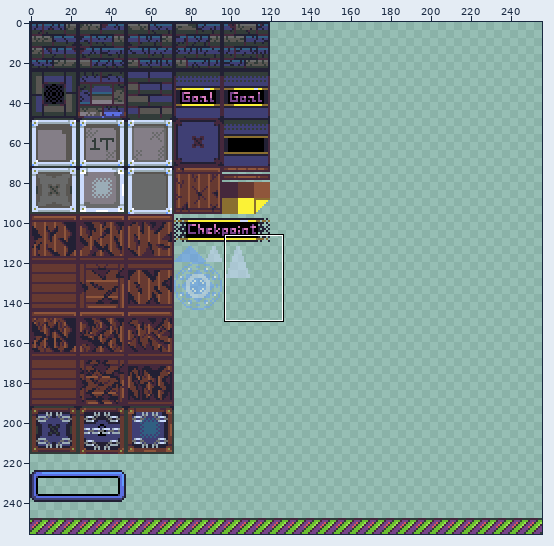
Edited in one commit: sprite sheet (Assets/textures/atlas.png). The picture above shows the old version from afar; the outline marks the close-up.
Close-up. Before the edit:
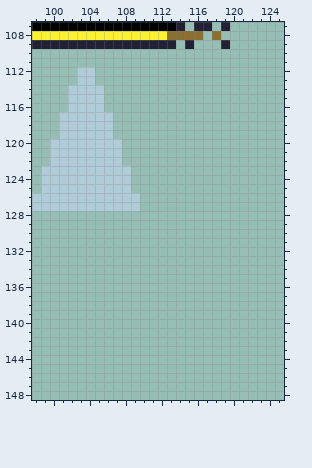
The file is 256x256 pixels. Shown: x 98..125, y 107..148.
The same view after the edit:
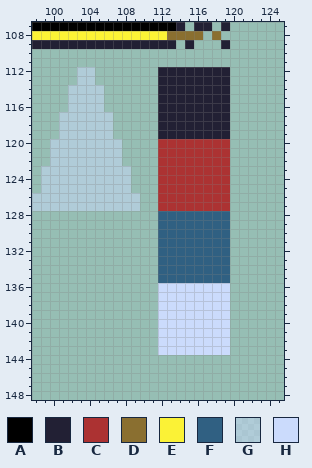
Palette (. is transparent): A #000000  B #222034  C #ac3232  D #8a6f30  E #fbf236  F #306082  G #cbdbfc7f  H #cbdbfc
From the commit log: models/player: Texture the model
The exact change:
Colour B is added in rows 112 to 119 at x 112 to 119.
Colour C is added in rows 120 to 127 at x 112 to 119.
Colour F is added in rows 128 to 135 at x 112 to 119.
Colour H is added in rows 136 to 143 at x 112 to 119.
Boxes around the changes in both close-ups, in picture pixels (x1, y1, x2, y2):
added: (158, 67, 230, 355)
